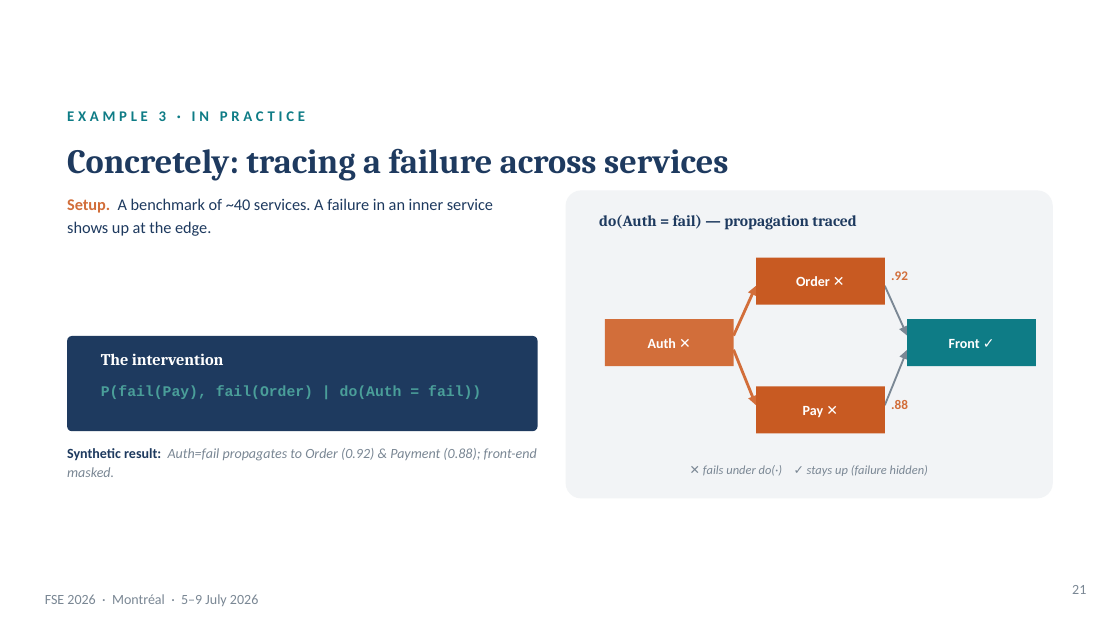
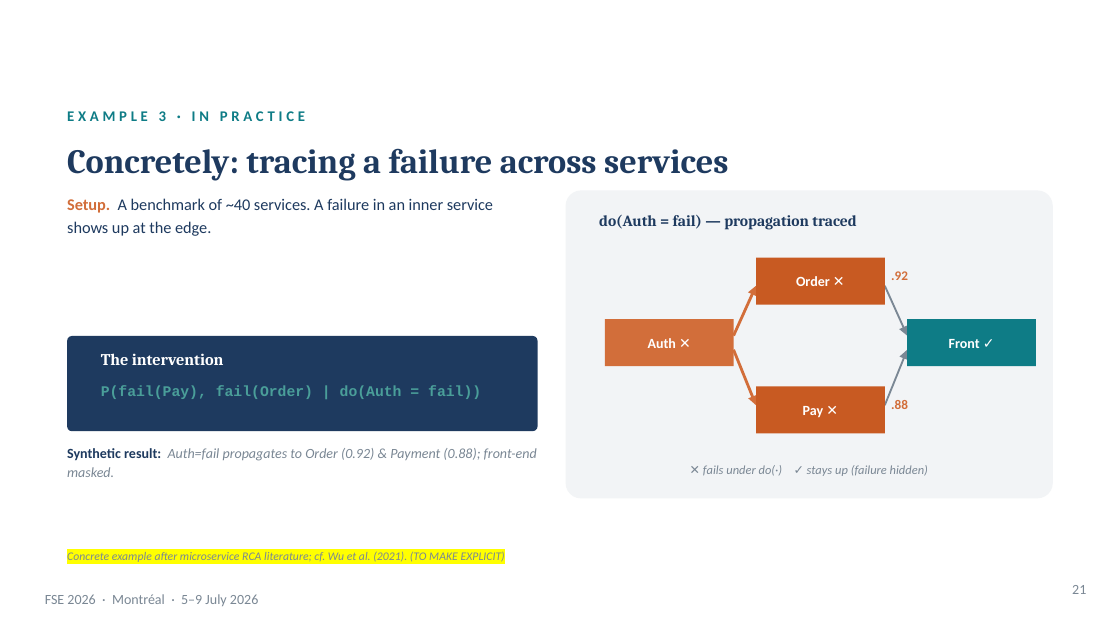
Before and after one commit to martinheyn/CI4SE_Tutorial, a slide deck: slide 19 of slides/Part 1 Causal Modelling_intro_testing_RCA.pptx (slide 21 before the commit). Drawn at 1120x630 pixels with LibreOffice and Linux fonts; fonts in the diff are those of the drawing; background and template pictures are left out. Boxes give left, top, right and bottom in pixels: in the first picture for what was removed or moved away, otherwise in the second. Text is boxed around its words. In the diff, an @@ line names an element or a change of style, - is before the commit and + after.

```diff
--- a/slides/Part 1 Causal Modelling_intro_testing_RCA.pptx
+++ b/slides/Part 1 Causal Modelling_intro_testing_RCA.pptx
@@ text added at [67, 552, 505, 562], 7.5 pt, text #7A8794, italic @@
+Concrete example after microservice RCA literature; cf. Wu et al. (2021). (TO MAKE EXPLICIT)
```
Also in this commit, not shown: 18 other slides changed, 5 slides added, 12 slides removed, 2 other files.
